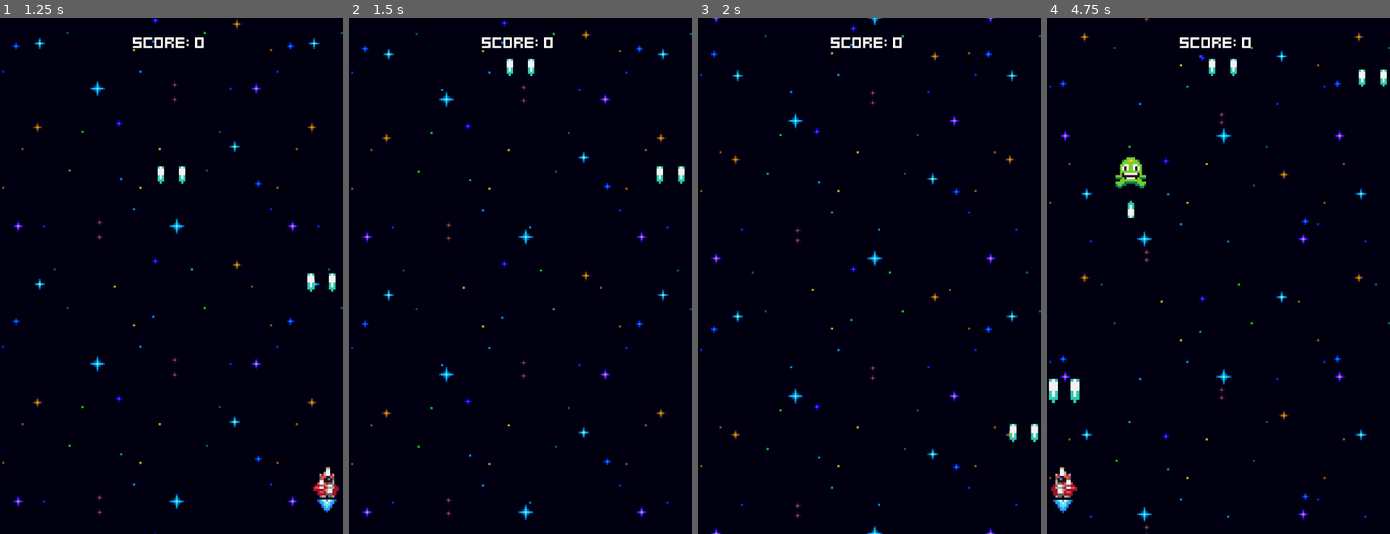
Above: before the commit, frames 1-4 (left to right).
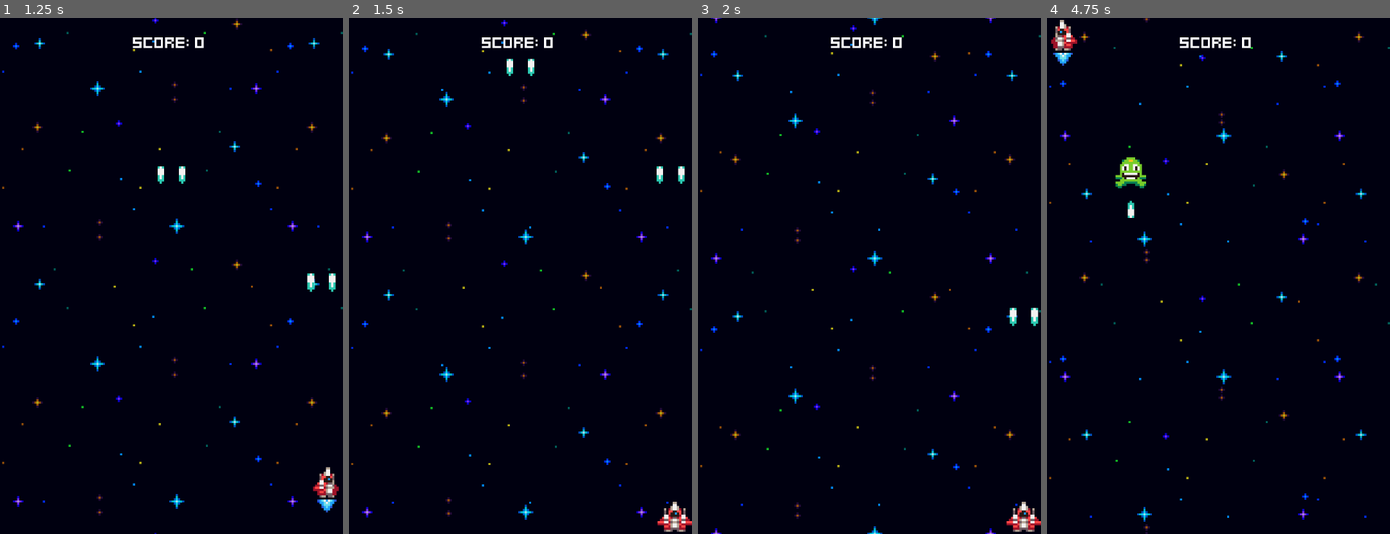
Above: after the commit, the same moments.

Repository: clpanini/ShootEmUps
Game: Godot game, scene res://menus/menu.tscn
Two runs of this game, one before a commit and one after it. Both use one fixed random seed, a clock stepped at 60 frames per second and the inputs below.
Inputs:
- Up to frame 1 (1.25 s): tap Space at 0.5 s; hold Right (ui_right) from 0.53 s (still down); tap Enter (ui_accept) at 0.77 s
- Up to frame 2 (1.5 s): release Right (ui_right) at 1.28 s; hold Down (ui_down) from 1.28 s (still down)
- Up to frame 3 (2 s): keep holding Down (ui_down); tap Enter (ui_accept) at 1.52 s
- Up to frame 4 (4.75 s): release Down (ui_down) at 2.03 s; hold Right (ui_right) 2.03-2.78 s; hold Up (ui_up) 2.78-3.53 s; tap Enter (ui_accept) at 3.02, 3.77, 4.52 s; hold Left (ui_left) from 3.53 s (still down)

Frame 1 is identical in both runs. In frame 2, 0.4% of the frame differs, in the area x 89-100%, y 93-100%; in frame 3, 0.6%; in frame 4, 1.2%, in the area x 0-100%, y 0-96%.

Commit message:
Fixed Laser and Collisions Logic

Diff:
--- a/components/position_clamp_component.gd
+++ b/components/position_clamp_component.gd
@@ -1,18 +1,16 @@
-# Give the component a class name so it can be instanced as a custom node
 class_name PositionClampComponent
 extends Node2D
 
-# Export the actor who's position will be clamped
 @export var actor: Node2D
+@export var margin: float = 8
 
-# Export a margin for left and right (margin.x) and top and bottom (margin.y)
-@export var margin: = 8
-
-# Define the left and right borders to bounce on
-var left_border = 0
-# Use the display viewport width to get the right border of the screen
-var right_border = ProjectSettings.get_setting("display/window/size/viewport_width")
+var screen_size = Vector2(
+	ProjectSettings.get_setting("display/window/size/viewport_width"),
+	ProjectSettings.get_setting("display/window/size/viewport_height")
+)
 
 func _process(delta: float) -> void:
-	# clamp the x position of the actor between the left border and the right border (accounting for the margin)
-	actor.global_position.x = clamp(actor.global_position.x, left_border+margin, right_border-margin)
+	if not actor: return
+
+	actor.global_position.x = clamp(actor.global_position.x, margin, screen_size.x - margin)
+	actor.global_position.y = clamp(actor.global_position.y, margin, screen_size.y - margin)
--- a/enemies/enemy.gd
+++ b/enemies/enemy.gd
@@ -1,34 +1,44 @@
 extends Node2D
 
-@onready var stats_component:  = $StatsComponent as StatsComponent
-@onready var move_component:  = $MoveComponent as MoveComponent
+@onready var stats_component: StatsComponent = $StatsComponent as StatsComponent
+@onready var move_component: MoveComponent = $MoveComponent as MoveComponent
 @onready var visible_on_screen_notifier_2d: VisibleOnScreenNotifier2D = $VisibleOnScreenNotifier2D
-@onready var scale_component:  = $ScaleComponent as ScaleComponent
-@onready var flash_component:  = $FlashComponent as FlashComponent
-@onready var shake_component:  = $ShakeComponent as ShakeComponent
-@onready var hurtbox_component:  = $HurtboxComponent as HurtboxComponent
-@onready var hitbox_component:  = $HitboxComponent as HitboxComponent
-@onready var destroyed_component:  = $DestroyedComponent as DestroyedComponent
+@onready var scale_component: ScaleComponent = $ScaleComponent as ScaleComponent
+@onready var flash_component: FlashComponent = $FlashComponent as FlashComponent
+@onready var shake_component: ShakeComponent = $ShakeComponent as ShakeComponent
+@onready var hurtbox_component: HurtboxComponent = $HurtboxComponent as HurtboxComponent
+@onready var hitbox_component: HitboxComponent = $HitboxComponent as HitboxComponent
+@onready var destroyed_component: DestroyedComponent = $DestroyedComponent as DestroyedComponent
 @onready var enemy_laser: Marker2D = $EnemyLaser
 @onready var spawner_component_2: SpawnerComponent = $SpawnerComponent2 as SpawnerComponent
 @onready var laser_rate_timer: Timer = $LaserRateTimer
-@onready var score_component:  = $ScoreComponent as ScoreComponent
-
+@onready var score_component: ScoreComponent = $ScoreComponent as ScoreComponent
 
 func _ready() -> void:
-	stats_component.no_health.connect(func():
-		score_component.adjust_score()
+	laser_rate_timer.timeout.connect(shoot_lasers)
+	visible_on_screen_notifier_2d.screen_exited.connect(queue_free)
+
+	hurtbox_component.hurt.connect(func(hitbox: HitboxComponent):
+		stats_component.health -= 1
+		flash_component.flash()
+		shake_component.tween_shake()
+		scale_component.tween_scale()
+
+		# This correctly deletes the player's laser when it hits the enemy
+		if hitbox.owner is Node2D and hitbox.owner.name.containsn("laser"):
+			hitbox.owner.queue_free()
 	)
 
-	laser_rate_timer.timeout.connect(shoot_lasers)
-	visible_on_screen_notifier_2d.screen_exited.connect(queue_free)
-	hurtbox_component.hurt.connect(func(hitbox: HitboxComponent):
-		scale_component.tween_scale()
+	hitbox_component.hit_hurtbox.connect(func(hurtbox: HurtboxComponent):
+		stats_component.health -= 1
 		flash_component.flash()
 		shake_component.tween_shake()
 	)
-	stats_component.no_health.connect(queue_free)
-	hitbox_component.hit_hurtbox.connect(destroyed_component.destroy.unbind(1))
+
+	stats_component.no_health.connect(func():
+		score_component.adjust_score()
+		destroyed_component.destroy()
+	)
 
 func shoot_lasers() -> void:
 	spawner_component_2.spawn(enemy_laser.global_position)
--- a/enemies/enemy.tscn
+++ b/enemies/enemy.tscn
@@ -48,7 +48,7 @@
 metadata/_custom_type_script = "uid://bd5oblfdtru7"
 
 [node name="HurtboxComponent" type="Area2D" parent="."]
-collision_layer = 2
+collision_layer = 4
 collision_mask = 0
 script = ExtResource("7_4w5fm")
 metadata/_custom_type_script = "uid://dyy2ac3svy36"
--- a/enemies/green_enemy.tscn
+++ b/enemies/green_enemy.tscn
@@ -47,7 +47,7 @@
 frame_progress = 0.7202955
 
 [node name="StatsComponent" parent="." index="1"]
-health = 3
+health = 5
 
 [node name="MoveComponent" parent="." index="2"]
 velocity = Vector2(0, 40)
@@ -58,5 +58,8 @@
 [node name="CollisionShape2D" type="CollisionShape2D" parent="HurtboxComponent" index="0"]
 shape = SubResource("CircleShape2D_b0nf3")
 
+[node name="HitboxComponent" parent="." index="8"]
+collision_mask = 2
+
 [node name="CollisionShape2D" type="CollisionShape2D" parent="HitboxComponent" index="0"]
 shape = SubResource("CircleShape2D_6rcqd")
--- a/player_ship/ship.gd
+++ b/player_ship/ship.gd
@@ -11,15 +11,45 @@
 @onready var move_component: MoveComponent = $MoveComponent as MoveComponent
 @onready var flame_animation: AnimatedSprite2D = $Anchor/FlameAnimation
 
+@onready var stats_component: StatsComponent = $StatsComponent as StatsComponent
+@onready var hurtbox_component: HurtboxComponent = $HurtboxComponent as HurtboxComponent
+@onready var flash_component = $FlashComponent
+@onready var shake_component = $ShakeComponent
+@onready var hitbox_component = $HitboxComponent
 
 func _ready() -> void:
-	pass
+	hurtbox_component.hurt.connect(func(hitbox: HitboxComponent):
+		stats_component.health -= 1
+		if flash_component:
+			flash_component.flash()
+		if shake_component:
+			shake_component.tween_shake()
+		if hitbox.owner is Node2D:
+			hitbox.owner.queue_free()
+	)
+
+	if hitbox_component:
+		hitbox_component.hit_hurtbox.connect(func(hurtbox: HurtboxComponent):
+			stats_component.health -= 1
+			if flash_component:
+				flash_component.flash()
+			if shake_component:
+				shake_component.tween_shake()
+	)
+
+
+	stats_component.no_health.connect(func():
+		get_tree().change_scene_to_file("res://scenes/game_over.tscn")
+	)
 
 func _process(delta: float) -> void:
 	handle_movement()
 	handle_shooting()
 	animate_the_ship()
 
+	var view_rect = get_viewport_rect().size
+	global_position.x = clamp(global_position.x, 8, view_rect.x - 8)
+	global_position.y = clamp(global_position.y, 8, view_rect.y - 8)
 
 func handle_movement() -> void:
 	var direction = Vector2.ZERO
@@ -32,9 +62,7 @@
 	move_component.velocity = direction * ship_speed
 
 func handle_shooting() -> void:
-
 	if Input.is_action_pressed("ui_accept"):
-
 		if shoot_rate_timer.is_stopped():
 			shoot_lasers()
 			shoot_rate_timer.start()
@@ -45,7 +73,6 @@
 	scale_component.tween_scale()
 
 func animate_the_ship() -> void:
-
 	if move_component.velocity.x < 0:
 		animated_sprite_2d.play("move_left")
 		flame_animation.play("move_left")
--- a/player_ship/ship.tscn
+++ b/player_ship/ship.tscn
@@ -15,6 +15,9 @@
 [ext_resource type="Script" uid="uid://cswtk43bu0rq1" path="res://components/hurt_component.gd" id="13_kbeao"]
 [ext_resource type="Script" uid="uid://xgss5e2gmtiw" path="res://components/destroyed_component.gd" id="14_a146t"]
 [ext_resource type="PackedScene" uid="uid://b8l74a6ch3s1f" path="res://effects/explosion_effect.tscn" id="14_gglps"]
+[ext_resource type="Script" uid="uid://bd5oblfdtru7" path="res://components/flash_component.gd" id="16_h7cto"]
+[ext_resource type="Script" uid="uid://bwyj0gc0665uq" path="res://components/shake_component.gd" id="17_1soxd"]
+[ext_resource type="Script" uid="uid://c8e8m073w316l" path="res://components/hitbox_component.gd" id="18_b4tyx"]
 
 [sub_resource type="AtlasTexture" id="AtlasTexture_y3mk2"]
 atlas = ExtResource("1_lyjrp")
@@ -120,6 +123,7 @@
 
 [node name="StatsComponent" type="Node" parent="."]
 script = ExtResource("2_1xpe7")
+health = 20
 metadata/_custom_type_script = "uid://chh8btu3d2t5o"
 
 [node name="Anchor" type="Node2D" parent="."]
@@ -172,6 +176,7 @@
 metadata/_custom_type_script = "uid://dkbr7ki4fo82k"
 
 [node name="HurtboxComponent" type="Area2D" parent="."]
+collision_layer = 2
 collision_mask = 0
 script = ExtResource("12_kbeao")
 metadata/_custom_type_script = "uid://dyy2ac3svy36"
@@ -196,3 +201,22 @@
 stats_component = NodePath("../StatsComponent")
 destroy_effect_spawner_component = NodePath("../ExplosionSpawnerComponent")
 metadata/_custom_type_script = "uid://xgss5e2gmtiw"
+
+[node name="FlashComponent" type="Node" parent="." node_paths=PackedStringArray("sprite")]
+script = ExtResource("16_h7cto")
+sprite = NodePath("../Anchor/AnimatedSprite2D")
+metadata/_custom_type_script = "uid://bd5oblfdtru7"
+
+[node name="ShakeComponent" type="Node" parent="." node_paths=PackedStringArray("node")]
+script = ExtResource("17_1soxd")
+node = NodePath("../Anchor/AnimatedSprite2D")
+metadata/_custom_type_script = "uid://bwyj0gc0665uq"
+
+[node name="HitboxComponent" type="Area2D" parent="."]
+collision_layer = 0
+collision_mask = 4
+script = ExtResource("18_b4tyx")
+metadata/_custom_type_script = "uid://c8e8m073w316l"
+
+[node name="CollisionPolygon2D" type="CollisionPolygon2D" parent="HitboxComponent"]
+polygon = PackedVector2Array(-8, 2, -3, -3, -3, -4, -1, -7, 1, -7, 3, -4, 3, -3, 8, 2, 8, 4, 5, 4, 5, 7, -5, 7, -5, 4, -8, 4)
--- a/projectiles/enemy_laser.tscn
+++ b/projectiles/enemy_laser.tscn
@@ -1,8 +1,12 @@
-[gd_scene load_steps=4 format=3 uid="uid://bsk73ua1qgbe4"]
+[gd_scene load_steps=6 format=3 uid="uid://bsk73ua1qgbe4"]
 
 [ext_resource type="Script" uid="uid://bc157avbd8fj5" path="res://projectiles/enemy_laser.gd" id="1_1mdi8"]
 [ext_resource type="Texture2D" uid="uid://rxk2nindhtsv" path="res://assets/laser_small.png" id="1_uqls4"]
 [ext_resource type="Script" uid="uid://dq5twx3sbiral" path="res://components/move_component.gd" id="2_1mdi8"]
+[ext_resource type="Script" uid="uid://c8e8m073w316l" path="res://components/hitbox_component.gd" id="4_n0a58"]
+
+[sub_resource type="RectangleShape2D" id="RectangleShape2D_fwj36"]
+size = Vector2(4, 8)
 
 [node name="EnemyLaser" type="Node2D"]
 script = ExtResource("1_1mdi8")
@@ -19,3 +23,13 @@
 
 [node name="VisibleOnScreenNotifier2D" type="VisibleOnScreenNotifier2D" parent="."]
 rect = Rect2(-2, -5, 4, 8)
+
+[node name="HitboxComponent" type="Area2D" parent="."]
+collision_layer = 0
+collision_mask = 2
+script = ExtResource("4_n0a58")
+metadata/_custom_type_script = "uid://c8e8m073w316l"
+
+[node name="CollisionShape2D" type="CollisionShape2D" parent="HitboxComponent"]
+position = Vector2(0, 1)
+shape = SubResource("RectangleShape2D_fwj36")
--- a/projectiles/laser.tscn
+++ b/projectiles/laser.tscn
@@ -33,7 +33,7 @@
 
 [node name="HitboxComponent" type="Area2D" parent="."]
 collision_layer = 0
-collision_mask = 2
+collision_mask = 4
 script = ExtResource("5_1q6dw")
 metadata/_custom_type_script = "uid://c8e8m073w316l"
 
Not shown: 1 places in player_ship/ship.tscn that only renumber resources
